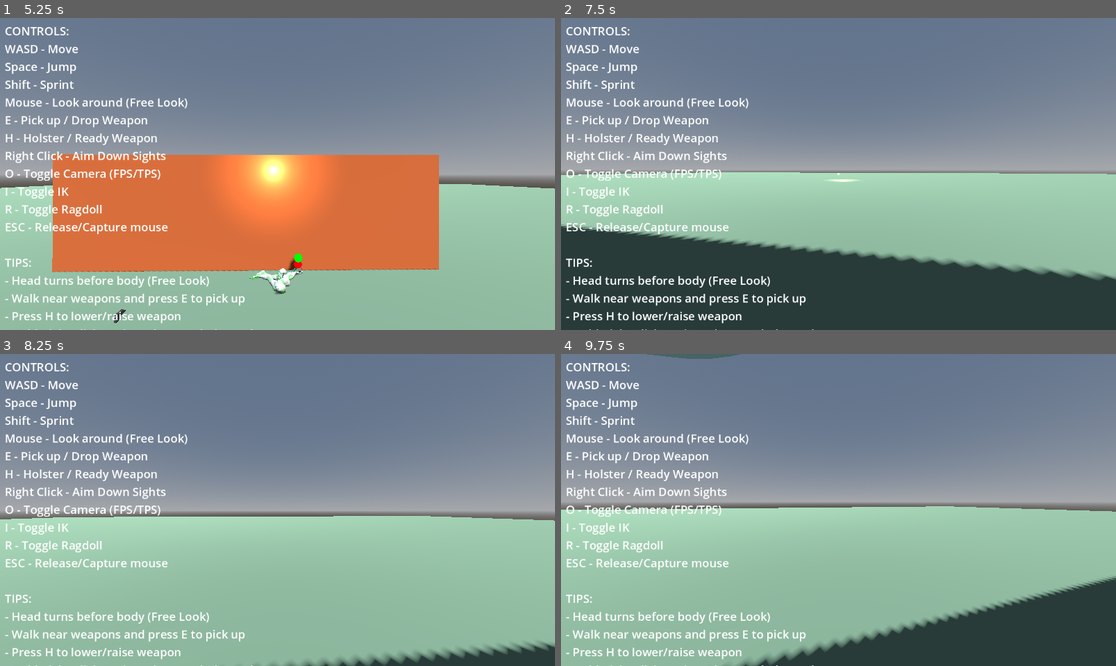
Above: before the commit, frames 1-4 (two rows, left to right).
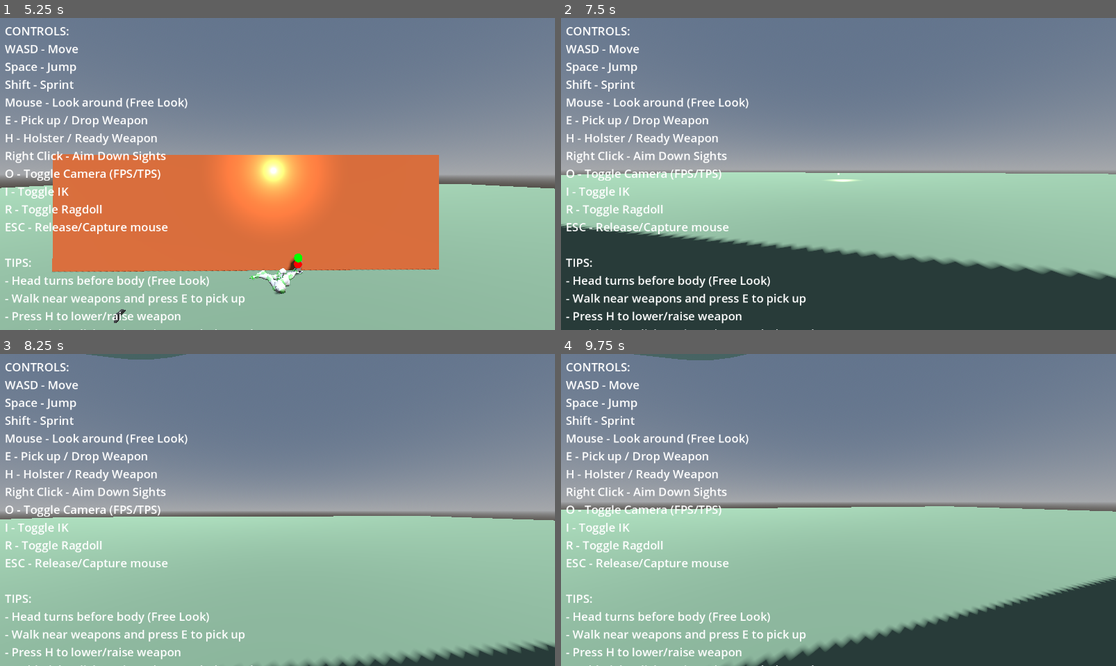
Above: after the commit, the same moments.

Repository: lmf-git/fpsikanimragdoll
Game: Godot game, scene res://world.tscn
The game is run twice, just before and just after one commit, with the same random seed, the same clock (stepped at 60 frames per second) and the same inputs.
Inputs (mouse positions are in pixels of both pictures, inside the frame that each line leads up to):
- Up to frame 1 (5.25 s): tap Enter at 0.5 s; move the mouse to (305, 174) at 0.52 s; hold Shift (sprint) 0.53-1.28 s; hold W (move_forward) from 0.53 s (still down); click (305, 174) at 0.67 s; tap Space (jump) at 0.77, 1.52, 3.02, 3.77, 4.52 s; move the mouse to (249, 174) at 1.27 s; tap O (toggle_camera) at 1.35 s; move the mouse to (288, 167) at 2.02 s; hold I (toggle_ik) 2.03-2.78 s; move the mouse to (271, 180) at 2.77 s; tap R (toggle_ragdoll) at 2.85 s; click (271, 180) at 2.92 s; move the mouse to (316, 177) at 3.52 s; tap E at 3.6 s; move the mouse to (233, 170) at 4.27 s; tap H at 4.35 s; move the mouse to (283, 174) at 5.02 s; hold Shift (sprint) from 5.03 s (still down); click (283, 174) at 5.17 s
- Up to frame 2 (7.5 s): move the mouse to (816, 167) at 5.77 s; release W (move_forward) at 5.78 s; release Shift (sprint) at 5.78 s; hold D (move_right) 5.78-6.53 s; tap O (toggle_camera) at 5.85 s; tap Space (jump) at 6.02, 6.77 s; move the mouse to (866, 174) at 6.52 s; hold I (toggle_ik) 6.53-7.28 s; hold W (move_forward) from 6.53 s (still down); move the mouse to (810, 174) at 7.27 s; tap R (toggle_ragdoll) at 7.35 s; click (810, 174) at 7.42 s
- Up to frame 3 (8.25 s): keep holding W (move_forward); tap Space (jump) at 7.52 s; move the mouse to (288, 503) at 8.02 s; tap E at 8.1 s
- Up to frame 4 (9.75 s): move the mouse to (832, 516) at 8.77 s; release W (move_forward) at 8.78 s; hold A (move_left) 8.78-9.53 s; tap H at 8.85 s; tap Space (jump) at 9.02 s; move the mouse to (877, 513) at 9.52 s; hold W (move_forward) from 9.53 s (still down); hold Shift (sprint) from 9.53 s (still down); click (877, 513) at 9.67 s

Frame 1 is identical in both runs. In frame 2, 0.3% of the frame differs, in the area x 0-100%, y 49-84%; in frame 3, 0.2%; in frame 4, less than 0.1%.

Commit message:
Fix head/neck/shoulders by only rotating Spine bone for aiming
Removed rest pose reset that was breaking shoulders/neck. Now only
rotate the Spine bone for weapon aiming, not Chest or Upper_Chest.
Chest is parent of Upper_Chest → Neck → Head hierarchy, so rotating
Chest was still affecting head/neck/shoulder positions. By only
rotating the lowest Spine bone, upper body stays intact while torso
aims weapon toward camera.

Diff:
--- a/character_controller.gd
+++ b/character_controller.gd
@@ -172,8 +172,8 @@
 
 # Per-bone weights for spine aiming
 var spine_bone_weights: Dictionary = {
-	"Spine": 0.5,  # Increased from 0.4 to compensate for removed upper_chest
-	"Chest": 0.8,  # Increased from 0.6 to compensate for removed upper_chest
+	"Spine": 1.0,  # Only rotate Spine bone
+	"Chest": 0.0,  # Don't rotate - Chest is parent of upper_chest/neck/head hierarchy
 	"Upper_Chest": 0.0  # Not used - upper_chest is parent of neck/head, rotating it displaces head
 }
 
@@ -1064,16 +1064,6 @@
 		deg_to_rad(-max_head_rotation_y),
 		deg_to_rad(max_head_rotation_y))
 
-	# When weapon is equipped, reset to rest pose first to avoid accumulation with spine aiming
-	if equipped_weapon:
-		# Reset neck and head to rest pose before applying head rotation
-		if neck_bone_id >= 0:
-			var rest_pose = skeleton.get_bone_rest(neck_bone_id)
-			skeleton.set_bone_pose_rotation(neck_bone_id, rest_pose.basis.get_rotation_quaternion())
-		if head_bone_id >= 0:
-			var rest_pose = skeleton.get_bone_rest(head_bone_id)
-			skeleton.set_bone_pose_rotation(head_bone_id, rest_pose.basis.get_rotation_quaternion())
-
 	# Apply rotation to neck (contributes to yaw and some pitch)
 	if neck_bone_id >= 0:
 		var neck_pose = skeleton.get_bone_pose(neck_bone_id)
@@ -2103,9 +2093,9 @@
 	var aim_bones = []
 	if spine_bone_id >= 0:
 		aim_bones.append({"id": spine_bone_id, "weight": spine_bone_weights["Spine"]})
-	if chest_bone_id >= 0:
-		aim_bones.append({"id": chest_bone_id, "weight": spine_bone_weights["Chest"]})
-	# Don't rotate upper_chest - it's parent of neck/head, rotating it displaces head position
+	# Don't rotate chest/upper_chest - they're parents of neck/head, rotating them displaces head
+	# if chest_bone_id >= 0:
+	#     aim_bones.append({"id": chest_bone_id, "weight": spine_bone_weights["Chest"]})
 	# if upper_chest_bone_id >= 0:
 	#     aim_bones.append({"id": upper_chest_bone_id, "weight": spine_bone_weights["Upper_Chest"]})
 
